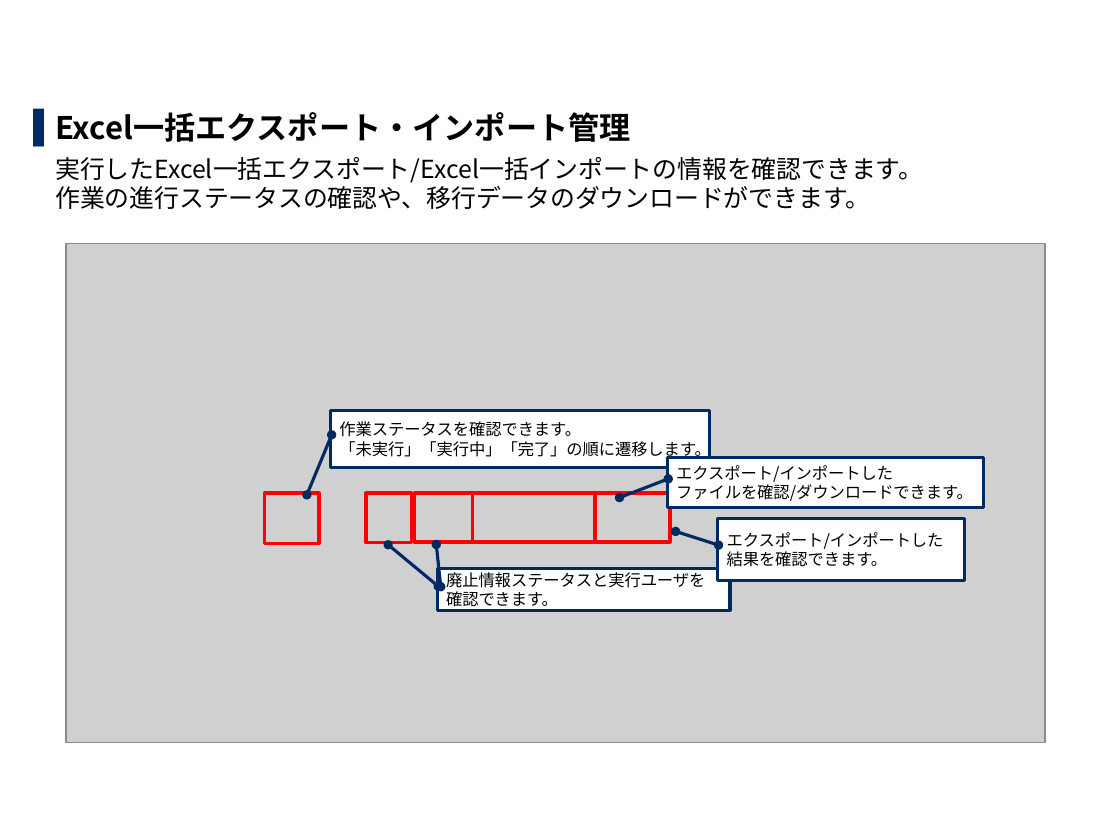
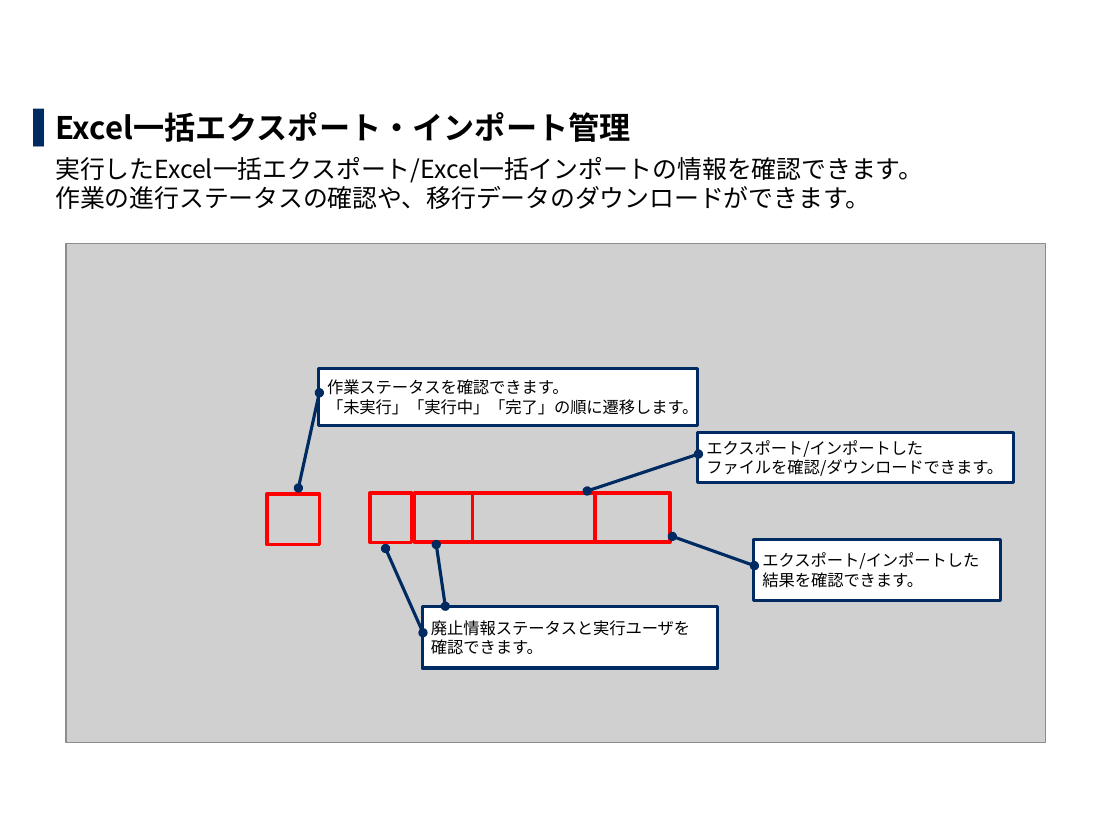
Before and after one commit to exastro-suite/it-automation-docs, a slide deck: slide 22 of asset/Learn_ja/ITA-export-import_classroom_lecture.pptx (slide 19 before the commit). Drawn at 1120x840 pixels with LibreOffice and Linux fonts; fonts in the diff are those of the drawing; grey boxes stand for pictures; background and template pictures are left out. Boxes give left, top, right and bottom in pixels: in the first picture for what was removed or moved away, otherwise in the second. Text is boxed around its words. In the diff, an @@ line names an element or a change of style, - is before the commit and + after.

```diff
--- a/asset/Learn_ja/ITA-export-import_classroom_lecture.pptx
+++ b/asset/Learn_ja/ITA-export-import_classroom_lecture.pptx
@@ border callout "作業ステータスを確認できます。 「未実行」「実行中」「完了」の順に遷移します。": place and size @@
-border callout "作業ステータスを確認できます。 「未実行」「実行中」「完了」の順に遷移します。" at (330, 411, 710, 468)
+border callout "作業ステータスを確認できます。 「未実行」「実行中」「完了」の順に遷移します。" at (318, 368, 698, 426)
@@ border callout "エクスポート/インポートした ファイルを確認/ダウンロードできます。": place and size @@
-border callout "エクスポート/インポートした ファイルを確認/ダウンロードできます。" at (668, 458, 983, 507)
+border callout "エクスポート/インポートした ファイルを確認/ダウンロードできます。" at (698, 432, 1014, 482)
@@ rectangle: place and size @@
-rectangle at (366, 493, 412, 542)
+rectangle at (370, 493, 411, 542)
@@ border callout "エクスポート/インポートした 結果を確認できます。": place and size @@
-border callout "エクスポート/インポートした 結果を確認できます。" at (718, 519, 965, 580)
+border callout "エクスポート/インポートした 結果を確認できます。" at (754, 539, 1001, 600)
@@ double arrow moved from (437, 544) - (441, 587) to (437, 544) - (446, 606) @@
@@ proportions changed in 4 elements at (754, 539, 1001, 600), (698, 432, 1014, 482), (318, 368, 698, 426), (422, 606, 718, 668) @@
@@ border callout "廃止情報ステータスと実行ユーザを": place and size @@
-border callout "廃止情報ステータスと実行ユーザを" at (437, 568, 729, 610)
+border callout "廃止情報ステータスと実行ユーザを" at (422, 606, 718, 668)
```
Also in this commit, not shown: 13 other slides changed, 3 slides added, 1 other file.
